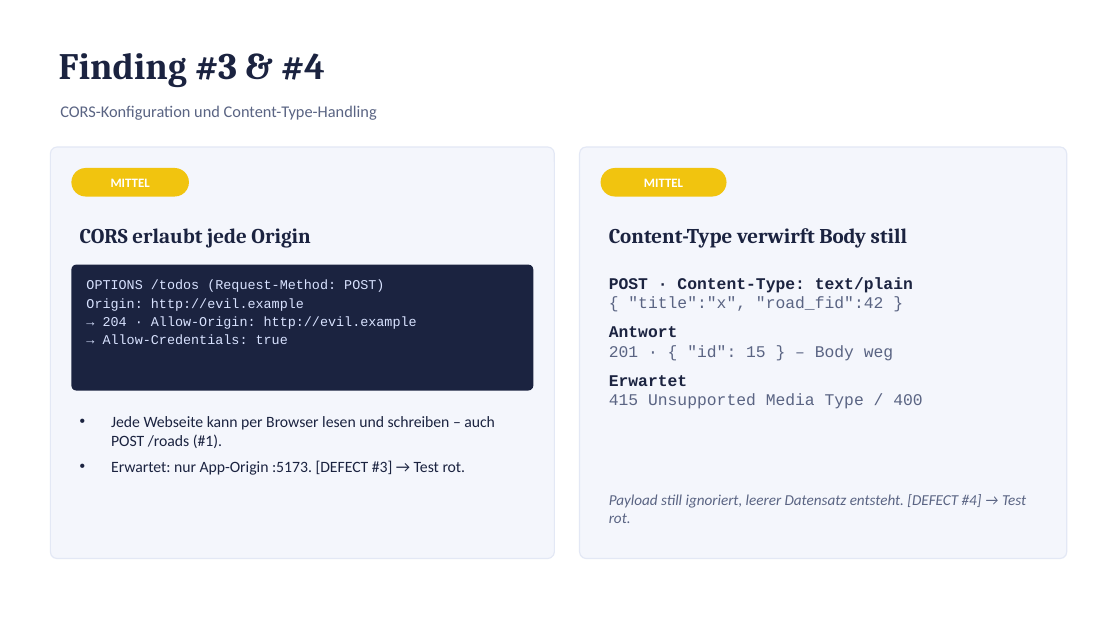
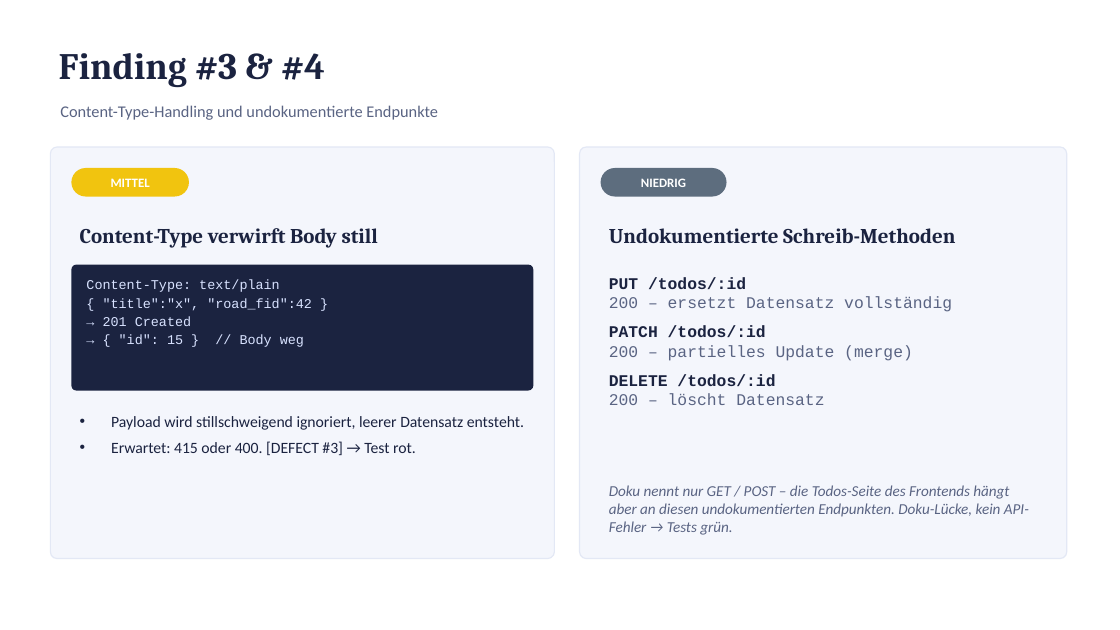
Before and after one commit to emrebaser94/edgital, a slide deck: slide 6 of api-tests/road-overview-api-findings.pptx. Drawn at 1120x630 pixels with LibreOffice and Linux fonts; fonts in the diff are those of the drawing. Boxes give left, top, right and bottom in pixels: in the first picture for what was removed or moved away, otherwise in the second. Text is boxed around its words. In the diff, an @@ line names an element or a change of style, - is before the commit and + after.

```diff
--- a/api-tests/road-overview-api-findings.pptx
+++ b/api-tests/road-overview-api-findings.pptx
@@ text at <box>60,105,438,120</box>: text changed @@
-CORS-Konfiguration und Content-Type-Handling
+Content-Type-Handling und undokumentierte Endpunkte
@@ rounded rectangle at <box>601,168,727,197</box>: fill #F1C40F to #5D6D7E @@
@@ text at <box>641,178,686,187</box>: text changed @@
-MITTEL
+NIEDRIG
@@ text at <box>80,228,378,248</box>: text changed @@
-CORS erlaubt jede Origin
+Content-Type verwirft Body still
@@ text at <box>609,228,955,243</box>: text changed @@
-Content-Type verwirft Body still
+Undokumentierte Schreib-Methoden
@@ text at <box>86,280,312,347</box>: text changed @@
-OPTIONS /todos (Request-Method: POST)
-Origin: http://evil.example
-→ 204 · Allow-Origin: http://evil.example
-→ Allow-Credentials: true
+Content-Type: text/plain
+{ "title":"x", "road_fid":42 }
+→ 201 Created
+→ { "id": 15 } // Body weg
@@ text at <box>609,277,952,405</box>: text changed @@
-POST · Content-Type: text/plain
-{ "title":"x", "road_fid":42 }
-Antwort
-201 · { "id": 15 } – Body weg
-Erwartet
-415 Unsupported Media Type / 400
+PUT /todos/:id
+200 – ersetzt Datensatz vollständig
+PATCH /todos/:id
+200 – partielles Update (merge)
+DELETE /todos/:id
+200 – löscht Datensatz
@@ text at <box>111,416,524,455</box>: text changed @@
-• Jede Webseite kann per Browser lesen und schreiben – auch POST /roads (#1).
-• Erwartet: nur App-Origin :5173. [DEFECT #3] → Test rot.
+• Payload wird stillschweigend ignoriert, leerer Datensatz entsteht.
+• Erwartet: 415 oder 400. [DEFECT #3] → Test rot.
@@ text at <box>609,485,1029,535</box>: text changed @@
-Payload still ignoriert, leerer Datensatz entsteht. [DEFECT #4] → Test rot.
+Doku nennt nur GET / POST – die Todos-Seite des Frontends hängt aber an diesen undokumentierten Endpunkten. Doku-Lücke, kein API-Fehler → Tests grün.
```
Also in this commit, not shown: 7 other slides changed, 3 other files.
